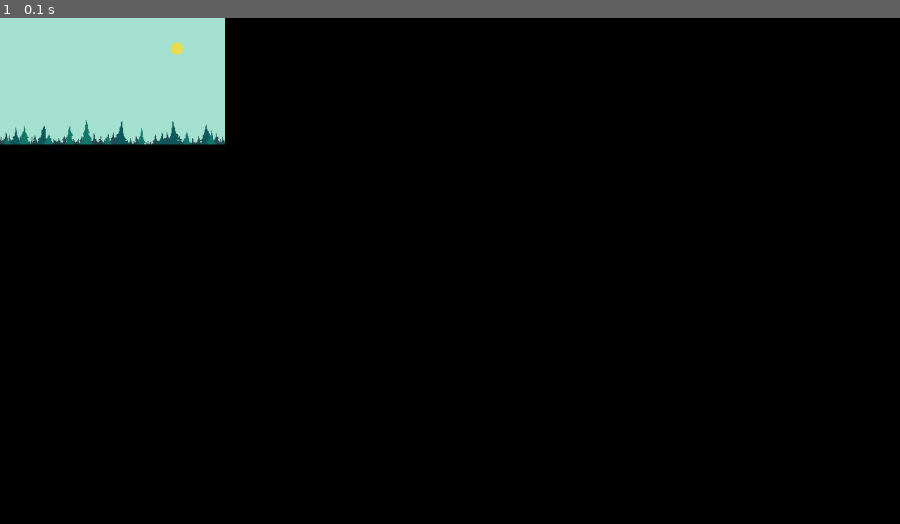
Above: before the commit, frame 1.
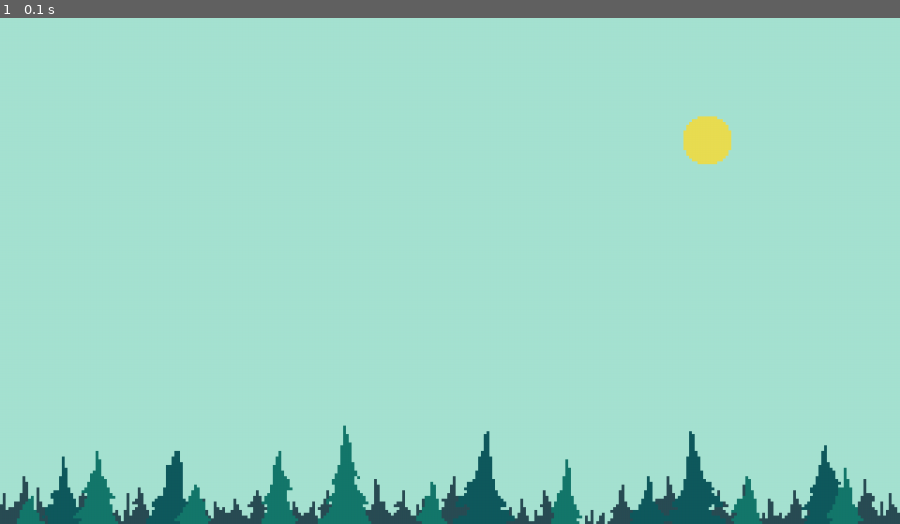
Above: after the commit, the same moment.

Repository: LenaSup/PyGame_project
Game: pygame game, started from main.py
The game is run twice, just before and just after one commit, with the same random seed, the same clock (stepped at 60 frames per second) and the same inputs.
Inputs:
- Up to frame 1 (0.1 s): no input

The runs differ from the first frame. In frame 1, 94% of the frame differs, in the area x 0-100%, y 0-100%.

Commit message:
прописка окна, отоброжение фона и коменты

Diff:
--- a/main.py
+++ b/main.py
@@ -15,48 +15,54 @@
     return image
 
 
-class AchievementBut(pygame.sprite.Sprite):
+class Inscription(pygame.sprite.Sprite):    # Декоротивная тобличка с назвением игры
     def __init__(self, group, size):
         super().__init__(group)
         pass
 
 
-class ExitBut(pygame.sprite.Sprite):
+class AchievementBut(pygame.sprite.Sprite):     # Кнобка в меню
     def __init__(self, group, size):
         super().__init__(group)
         pass
 
 
-class InfoBut(pygame.sprite.Sprite):
+class ExitBut(pygame.sprite.Sprite):    # Кнобка в меню
     def __init__(self, group, size):
         super().__init__(group)
         pass
 
 
-class LearningBut(pygame.sprite.Sprite):
+class InfoBut(pygame.sprite.Sprite):    # Кнобка в меню
     def __init__(self, group, size):
         super().__init__(group)
         pass
 
 
-class MenuClouds(pygame.sprite.Sprite):
+class LearningBut(pygame.sprite.Sprite):    # Кнобка в меню
     def __init__(self, group, size):
         super().__init__(group)
         pass
 
 
-class StartMenu:    # стартовое меню
-    def __init__(self, start_menu_sprites, size):
-        self.start_menu_sprites = start_menu_sprites
+class MenuClouds(pygame.sprite.Sprite):     # Облока в меню (облока в основкой игре меньше
+    def __init__(self, group, size):        # и имеют другой диопозон кординат спавна)
+        super().__init__(group)
         pass
 
-    def start_menu_display(self, screen):
+
+class StartMenu:    # стартовое меню
+    def __init__(self, start_menu_sprites):
+        self.start_menu_sprites = start_menu_sprites
+
+    def start_menu_display(self, screen, size):
         while True:
-            screen.blit(load_image('start_menu_background.png'), (0, 0))
+            background = pygame.transform.scale(load_image('start_menu_background.png'), size)
+            screen.blit(background, (0, 0))
 
             for event in pygame.event.get():
                 if event.type == pygame.QUIT:
-                    sys.exit()
+                    sys.exit()  # Выхлд из игры
             self.start_menu_sprites.draw(screen)
             pygame.display.flip()
 
@@ -66,10 +72,10 @@
     size = width, height = 1280, 720
     screen = pygame.display.set_mode(size)
     pygame.display.set_caption('First board')
-    # ----
-    start_menu_sprites = pygame.sprite.Group()
-    start_menu = StartMenu(start_menu_sprites, size)    # Создание обекта стартового миню
-    start_menu.start_menu_display(screen)   # Вывод меню при включение (до основного цикла игры)
+    # ----  Дополненая часть к прописаному мэйно(до игрового цикла)
+    start_menu_sprites = pygame.sprite.Group()  # Эта група спрайтов отображаемых в стартовом меню
+    start_menu = StartMenu(start_menu_sprites)    # Создание обекта стартового миню
+    start_menu.start_menu_display(screen, size)   # Вывод меню при включение
     # ----
     running = True
     while running:
